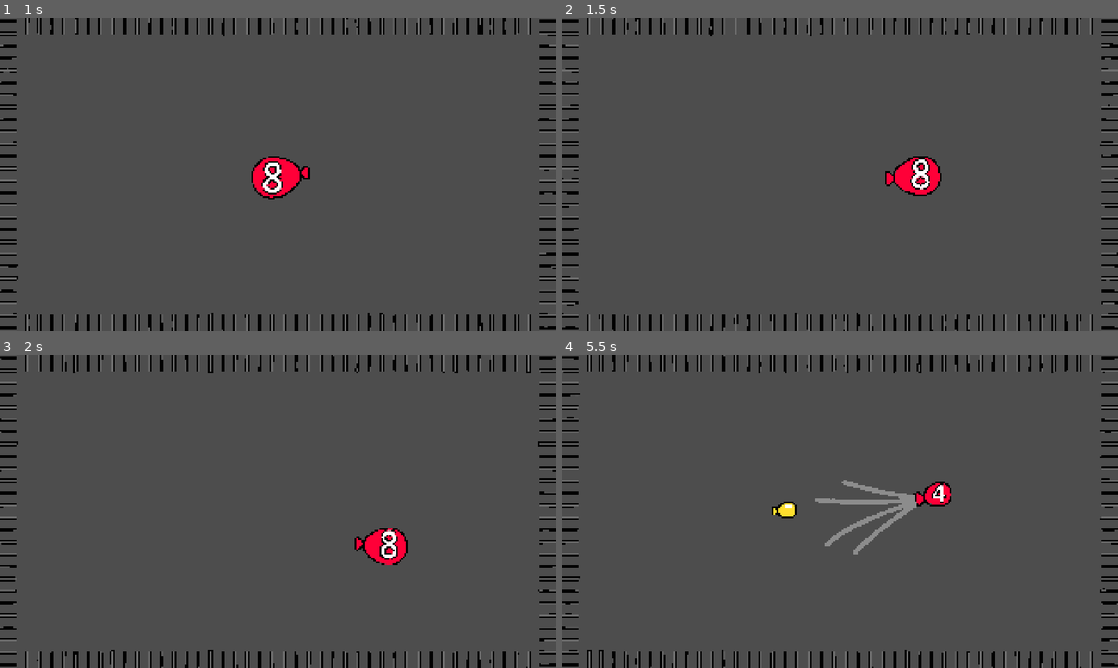
Above: before the commit, frames 1-4 (two rows, left to right).
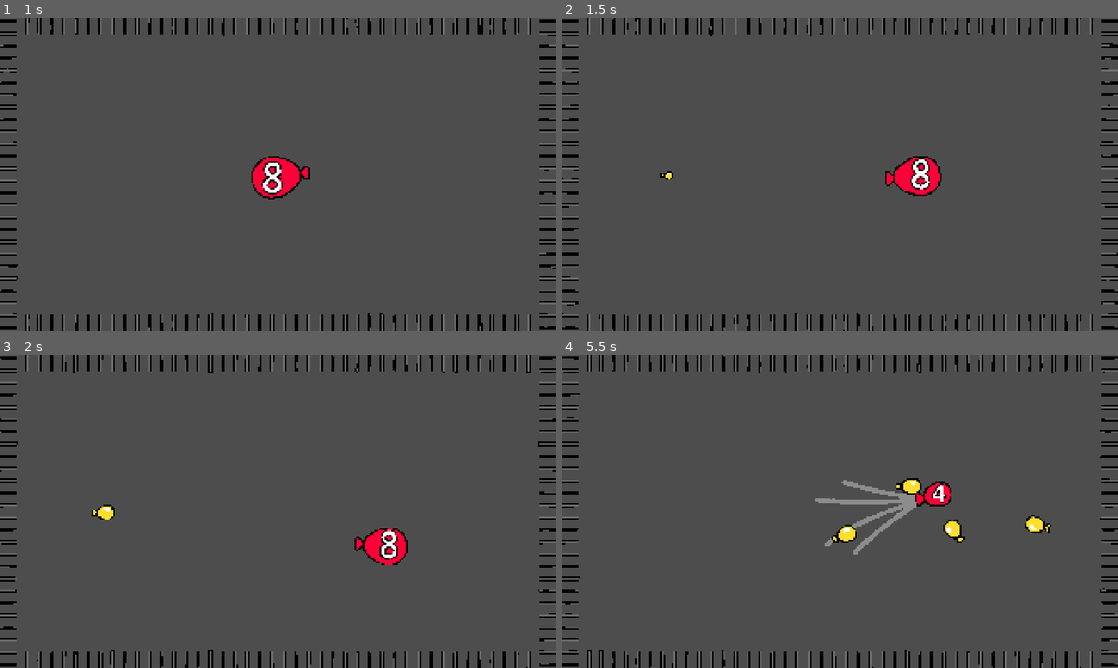
Above: after the commit, the same moments.

Repository: zabenn/gmtk-2026
Game: Godot game, scene res://scenes/level/level.tscn
Two runs of this game, one before a commit and one after it. Both use one fixed random seed, a clock stepped at 60 frames per second and the inputs below. This scene is started directly instead of the project's main scene.
Inputs (mouse positions are in pixels of both pictures, inside the frame that each line leads up to):
- Up to frame 1 (1 s): move the mouse to (400, 158) at 0.52 s; press the mouse at (400, 158) at 0.53 s; hold D (player_right) from 0.53 s (still down)
- Up to frame 2 (1.5 s): move the mouse to (728, 190) at 1.27 s; release D (player_right) at 1.28 s; release the mouse at (728, 190) at 1.28 s; hold S (player_down) from 1.28 s (still down); click (728, 190) at 1.35 s
- Up to frame 3 (2 s): keep holding S (player_down)
- Up to frame 4 (5.5 s): move the mouse to (895, 442) at 2.02 s; release S (player_down) at 2.03 s; press the mouse at (895, 442) at 2.03 s; hold D (player_right) 2.03-2.78 s; move the mouse to (812, 574) at 2.77 s; release the mouse at (812, 574) at 2.78 s; hold W (player_up) 2.78-3.53 s; click (812, 574) at 2.85 s; move the mouse to (1006, 558) at 3.52 s; press the mouse at (1006, 558) at 3.53 s; hold A (player_left) 3.53-5.03 s; move the mouse to (673, 464) at 4.27 s; release the mouse at (673, 464) at 4.28 s; click (673, 464) at 4.35 s; move the mouse to (867, 511) at 5.02 s; press the mouse at (867, 511) at 5.03 s; hold S (player_down) from 5.03 s (still down)

Frame 1 is identical in both runs. In frame 2, less than 0.1% of the frame differs, in the area x 17-20%, y 48-52%; in frame 3, 0.1%; in frame 4, 0.9%, in the area x 37-88%, y 39-60%.

Commit message:
Fixed feel a bit

Diff:
--- a/scenes/blast/blast.gd
+++ b/scenes/blast/blast.gd
@@ -10,8 +10,8 @@
 @export var visual_speed: float = 5.0
 @export var min_end_damage_collision_fraction: float = 0.2
 @export var countdown: float = 9.0
-@export var min_force: float = 500.0
-@export var max_force: float = 1000.0
+@export var min_force: float = 1000.0
+@export var max_force: float = 2000.0
 @export var min_balloon_scale: float = 1.5
 @export var max_balloon_scale: float = 0.3
 @export var cooldown_length: float = 0.75
--- a/scenes/enemy/enemy.gd
+++ b/scenes/enemy/enemy.gd
@@ -1,10 +1,13 @@
 class_name Enemy
 extends RigidBody2D
+
+signal popped
 
 @export var max_speed: float = 300.0
 @export var acceleration: float = 500.0
 @export var friction: float = 0.0
 @export var stun_duration: float = 0.5
+@export var bonus_time_reward: float = 3.0
 
 var stunned: bool = false:
 	set(value):
@@ -37,7 +40,8 @@
 	get_parent().add_child(pop_effect)
 	pop_effect.global_position = global_position
 	if target and target.has_method("add_bonus_time"):
-		target.add_bonus_time(1.0)
+		target.add_bonus_time(bonus_time_reward)
+	popped.emit()
 	queue_free()
 
 
--- a/scenes/enemy/enemy.tscn
+++ b/scenes/enemy/enemy.tscn
@@ -23,6 +23,7 @@
 
 [node name="Enemy" type="RigidBody2D" unique_id=1953736104]
 physics_material_override = ExtResource("1_cwlon")
+mass = 4.0
 gravity_scale = 0.0
 lock_rotation = true
 script = ExtResource("1_ek13r")
--- a/scenes/game_menu/game_menu.gd
+++ b/scenes/game_menu/game_menu.gd
@@ -1,2 +1,8 @@
 class_name GameMenu
 extends Control
+
+@onready var score_text: RichTextLabel = %ScoreText
+
+
+func update_score(points: int) -> void:
+	score_text.text = str(points)
--- a/scenes/game_menu/game_menu.tscn
+++ b/scenes/game_menu/game_menu.tscn
@@ -1,9 +1,7 @@
 [gd_scene format=3 uid="uid://d372vnga7ih3h"]
 
-[ext_resource type="PackedScene" uid="uid://dxin2cet4r57t" path="res://scenes/subview/subview.tscn" id="1_28db2"]
+[ext_resource type="Material" uid="uid://bohyqm8n8irco" path="res://resources/white_with_black_outline.tres" id="1_28db2"]
 [ext_resource type="Theme" uid="uid://bspnwcgli2yra" path="res://resources/theme.tres" id="1_6363l"]
-
-[sub_resource type="ViewportTexture" id="ViewportTexture_vgunq"]
 
 [node name="GameMenu" type="Control" unique_id=1187467623]
 layout_mode = 3
@@ -13,26 +11,39 @@
 grow_horizontal = 2
 grow_vertical = 2
 
-[node name="SubViewportContainer" parent="." unique_id=1198619205 instance=ExtResource("1_28db2")]
-layout_mode = 0
-anchors_preset = 0
-anchor_right = 0.0
-anchor_bottom = 0.0
-grow_horizontal = 1
-grow_vertical = 1
-texture = SubResource("ViewportTexture_vgunq")
+[node name="SubViewportContainer3" type="SubViewportContainer" parent="." unique_id=1250544170]
+material = ExtResource("1_28db2")
+layout_mode = 1
+anchors_preset = 15
+anchor_right = 1.0
+anchor_bottom = 1.0
+grow_horizontal = 2
+grow_vertical = 2
+stretch = true
+mouse_target = true
 
-[node name="SubViewport" parent="SubViewportContainer" index="0" unique_id=826865015]
+[node name="SubViewport" type="SubViewport" parent="SubViewportContainer3" unique_id=39152255]
+transparent_bg = true
 handle_input_locally = false
-size = Vector2i(2, 2)
+size = Vector2i(1920, 1080)
+render_target_update_mode = 4
 
-[node name="RichTextLabel" type="RichTextLabel" parent="." unique_id=4166753]
-layout_mode = 0
-offset_right = 1000.0
-offset_bottom = 364.0
+[node name="Control" type="Control" parent="SubViewportContainer3/SubViewport" unique_id=884283415]
+layout_mode = 3
+anchors_preset = 15
+anchor_right = 1.0
+anchor_bottom = 1.0
+grow_horizontal = 2
+grow_vertical = 2
+
+[node name="ScoreText" type="RichTextLabel" parent="SubViewportContainer3/SubViewport/Control" unique_id=4166753]
+unique_name_in_owner = true
+layout_mode = 1
+offset_left = -2.0
+offset_top = 117.0
+offset_right = 1915.0
+offset_bottom = 612.0
 theme = ExtResource("1_6363l")
 text = "0"
 fit_content = true
 horizontal_alignment = 1
-
-[editable path="SubViewportContainer"]
--- a/scenes/level/level.gd
+++ b/scenes/level/level.gd
@@ -2,10 +2,13 @@
 extends Node2D
 
 signal lost
+signal score_changed(points: int)
 
-@export var initial_spawn_time: float = 3.0
-@export var min_spawn_time: float = 1.0
-@export var ramp_duration: float = 60.0
+const POINTS_PER_POP: int = 100
+
+@export var initial_spawn_time: float = 1.2
+@export var min_spawn_time: float = 0.3
+@export var ramp_duration: float = 45.0
 @export var border_offset := 300
 
 var points: int = 0
@@ -28,6 +31,11 @@
 	lost.emit()
 
 
+func _on_enemy_popped() -> void:
+	points += POINTS_PER_POP
+	score_changed.emit(points)
+
+
 func _physics_process(delta: float) -> void:
 	_elapsed_time += delta
 	_spawn_timer += delta
@@ -44,3 +52,4 @@
 		add_child(enemy)
 		enemy.global_position = enemy_spawnpoint
 		enemy.target = player
+		enemy.popped.connect(_on_enemy_popped)
--- a/scenes/main/main.gd
+++ b/scenes/main/main.gd
@@ -9,6 +9,7 @@
 	interface.tutorial_menu.start_button.pressed.connect(_on_tutorial_menu_start_button_pressed)
 	interface.lose_menu.start_button.pressed.connect(_on_lose_menu_start_button_pressed)
 	world.lost.connect(_on_world_lost)
+	world.score_changed.connect(_on_world_score_changed)
 
 
 func _on_tutorial_menu_start_button_pressed():
@@ -23,3 +24,7 @@
 func _on_world_lost():
 	interface.game_menu.hide()
 	interface.lose_menu.show()
+
+
+func _on_world_score_changed(points: int):
+	interface.game_menu.update_score(points)
--- a/scenes/world/world.gd
+++ b/scenes/world/world.gd
@@ -2,6 +2,7 @@
 extends Node2D
 
 signal lost
+signal score_changed(points: int)
 
 var _level_scene: PackedScene = preload("res://scenes/level/level.tscn")
 
@@ -13,8 +14,14 @@
 		_level.queue_free()
 	_level = _level_scene.instantiate()
 	_level.lost.connect(_on_level_lost)
+	_level.score_changed.connect(_on_level_score_changed)
 	add_child(_level)
+	score_changed.emit(0)
 
 
 func _on_level_lost() -> void:
 	lost.emit()
+
+
+func _on_level_score_changed(points: int) -> void:
+	score_changed.emit(points)
